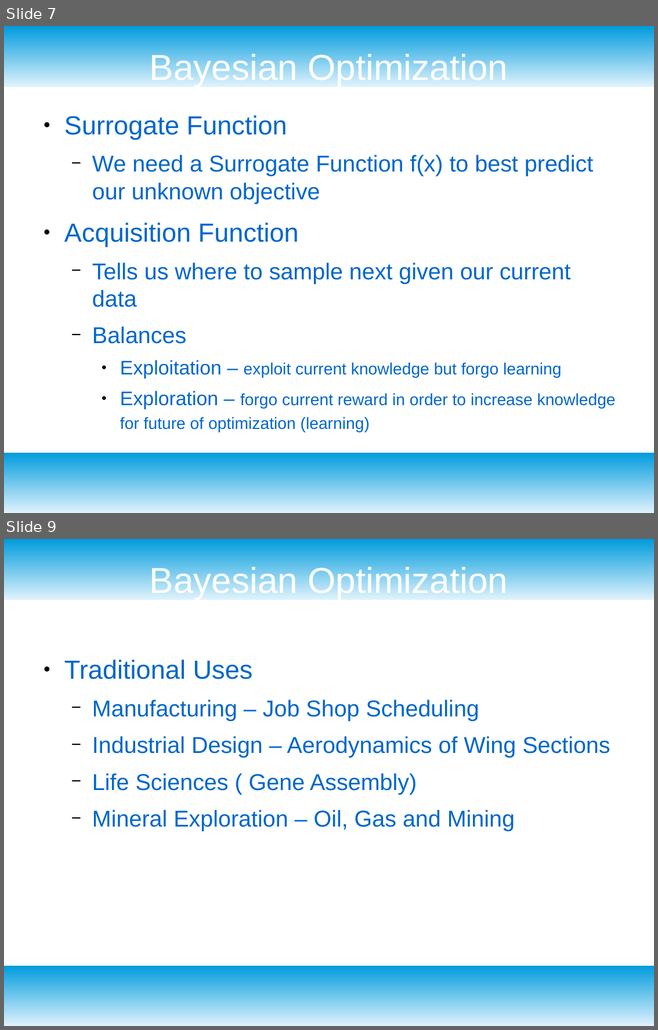
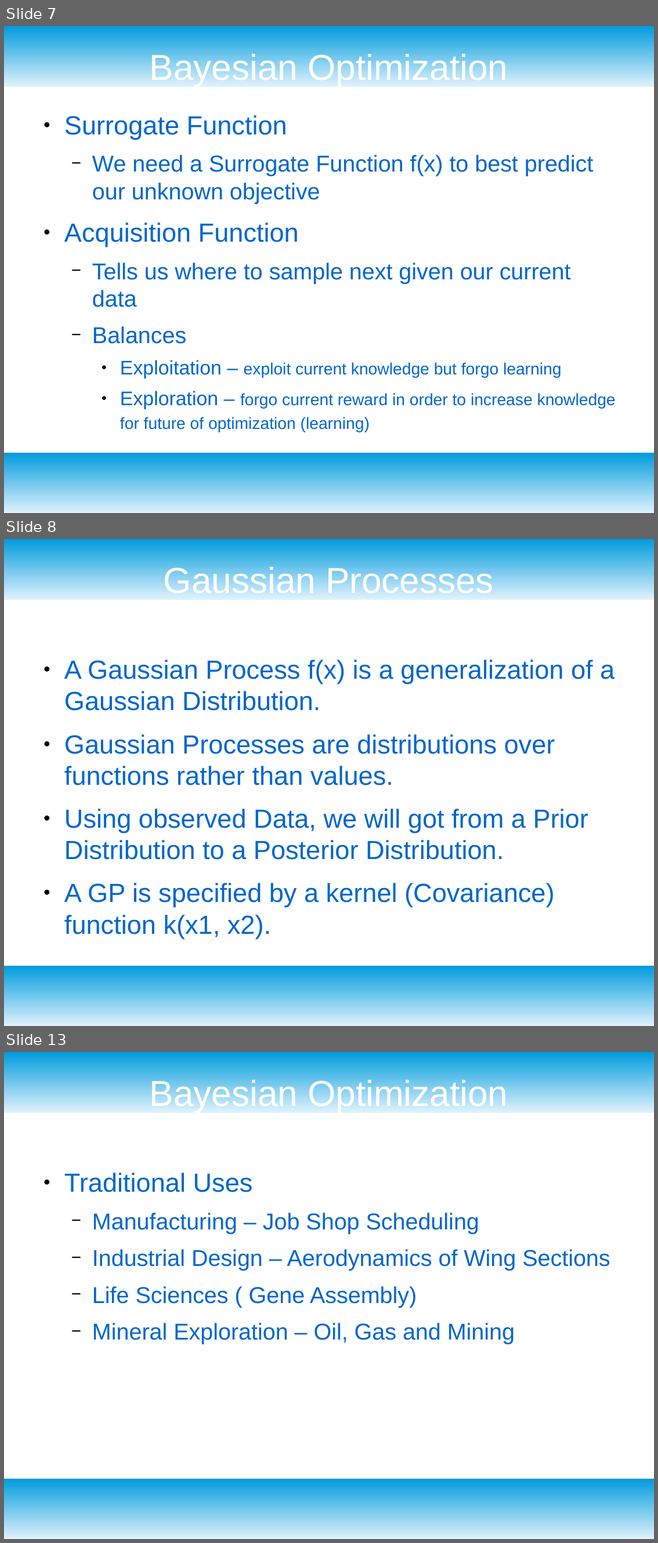
Before and after one commit to dataronio/ThinkfulCapstone, a slide deck: CapstoneDeck.odp. Shown one above the other, each under a label of ours: slides 7 and 9 before the commit, slides 7, 8 and 13 after it; the slides between them are not shown. The pictures are 658x1030 and 658x1543 pixels, drawn with LibreOffice and Linux fonts; fonts in the diff are those of the drawing. Boxes give left, top, right and bottom in pixels: in the first picture for what was removed or moved away, otherwise in the second. Text is boxed around its words. In the diff, an @@ line names an element or a change of style, - is before the commit and + after.

```diff
--- a/CapstoneDeck.odp
+++ b/CapstoneDeck.odp
@@ slide 8 added at (4,539,654,1026), background #FFFFFF; not listed: 2 template elements that a slide beside it also shows @@
@@ title added at (164,565,494,600), 44 pt, text #FFFFFF @@
+Gaussian Processes
@@ text added at (64,660,614,939), 32 pt, text #0066CC @@
+● A Gaussian Process f(x) is a generalization of a Gaussian Distribution.
+● Gaussian Processes are distributions over functions rather than values.
+● Using observed Data, we will got from a Prior Distribution to a Posterior Distribution.
+● A GP is specified by a kernel (Covariance) function k(x1, x2).
@@ what was slide 9 is now slide 13 @@
```
Also in this commit, not shown: 3 slides changed, 4 other slides added, 1 slide removed.
